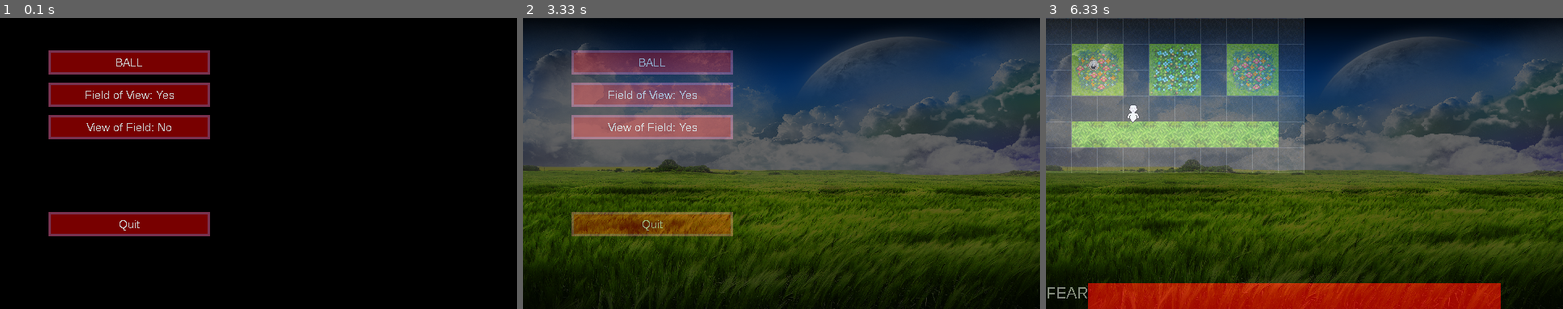
Above: before the commit, frames 1-3 (left to right).
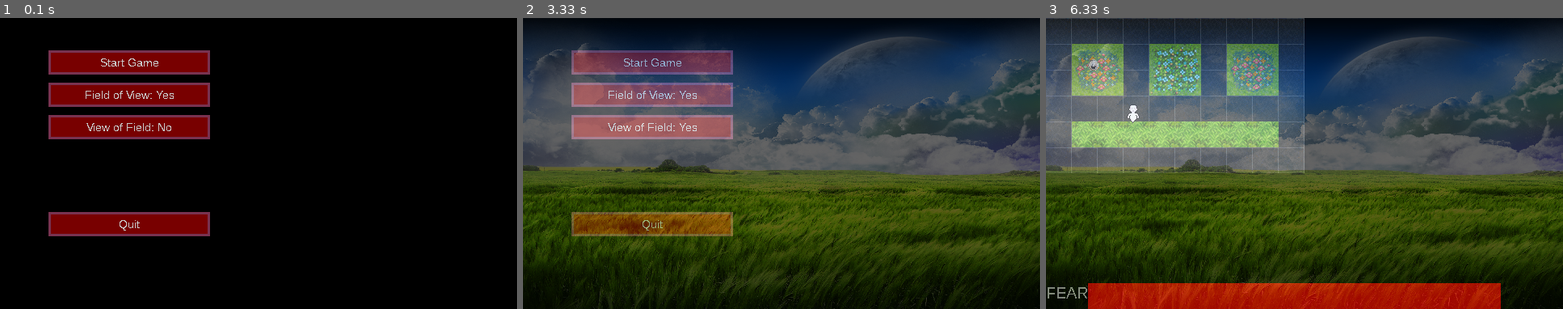
Above: after the commit, the same moments.

Repository: DiscoBizzle/Ghost-Simulator
Game: pygame game, started from Main.py
Same seed, same stepped clock (60 frames per second), same inputs: the game is played once before the commit and once after it. The source is Python 2; it was converted automatically to run under Python 3.
Inputs (mouse positions are in pixels of both pictures, inside the frame that each line leads up to):
- Up to frame 1 (0.1 s): no input
- Up to frame 2 (3.33 s): click (569, 64) at 0.38 s; hold Right 0.67-1.13 s; click (621, 119) at 3.28 s
- Up to frame 3 (6.33 s): click (1170, 55) at 6.28 s

The runs differ from the first frame. In frame 1, 0.1% of the frame differs, in the area x 19-31%, y 13-17%; in frame 2, 0.1%; in frame 3, nothing differs.

Commit message:
BALL GONE!!!111oneoneone

Diff:
--- a/Menus.py
+++ b/Menus.py
@@ -8,7 +8,7 @@
         self.GameClass = GameClass
         self.buttons = {}
         self.buttons['main_game'] = Button.Button(self, self.goto_main_game, pos=(60, 40), size=(200, 30), visible=True,
-                                                  text='BALL', border_colour=(120, 50, 80), border_width=3,
+                                                  text='Start Game', border_colour=(120, 50, 80), border_width=3,
                                                   colour=(120, 0, 0))
         self.buttons['FOV'] = Button.Button(self, self.FOV_toggle, pos=(60, 80), size=(200, 30), visible=True,
                                             text='Field of View: Yes', border_colour=(120, 50, 80), border_width=3,
